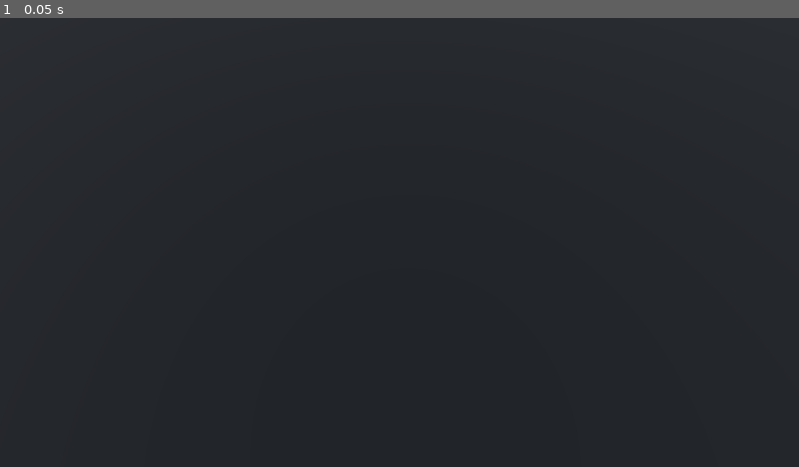
Above: before the commit, frame 1.
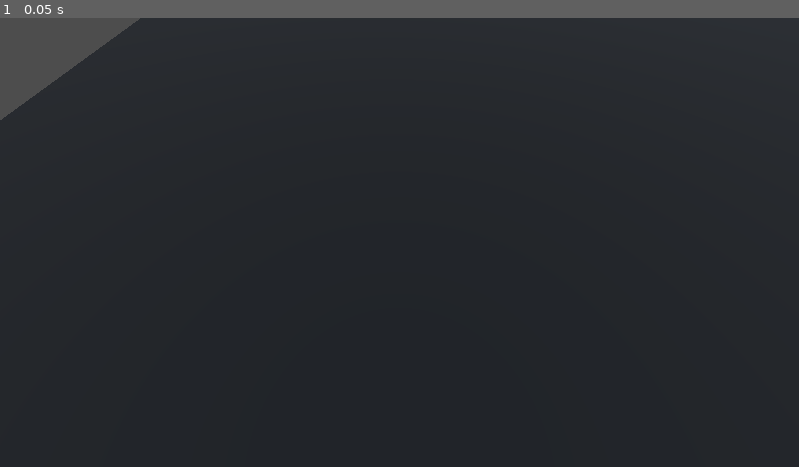
Above: after the commit, the same moment.

Repository: Klaim/megastructures-prototypes
Game: Godot game, scene res://main.tscn
Same seed, same stepped clock (60 frames per second), same inputs: the game is played once before the commit and once after it. The engine's default icon, where the game draws it, is replaced by a stand-in: a white triangle on a blue panel in a dark square.
Inputs:
- Up to frame 1 (0.05 s): no input

The runs differ from the first frame. In frame 1, 2.0% of the frame differs, in the area x 0-18%, y 0-23%.
Error before the commit: Invalid call. Nonexistent function 'get_walls_positions' in base 'Node'. (res://main.gd:39)
Error after the commit: Invalid call. Nonexistent function 'get_walls_positions' in base 'Node'. (res://main.gd:54)

Commit message:
proto2: added player's move actions (basic version)

Diff:
--- a/proto2/main.gd
+++ b/proto2/main.gd
@@ -18,12 +18,27 @@
 # Called every frame. 'delta' is the elapsed time since the previous frame.
 func _process(_delta):
 
+	var need_view_update = true
 	if Input.is_action_just_pressed("player_action_wait"):
-		print("------ PLAYER PLAYS WAIT ... -----")
 		_world.player_action_wait()
+
+	elif Input.is_action_just_pressed("player_action_move_up"):
+		_world.player_action_move_up()
+
+	elif Input.is_action_just_pressed("player_action_move_down"):
+		_world.player_action_move_down()
+
+	elif Input.is_action_just_pressed("player_action_move_left"):
+		_world.player_action_move_left()
+
+	elif Input.is_action_just_pressed("player_action_move_right"):
+		_world.player_action_move_right()
+
+	else:
+		need_view_update = false
+
+	if need_view_update:
 		update_world_view()
-		print("------ PLAYER PLAYS WAIT - DONE -----")
-
 
 func _clear_view() -> void:
 	print("-> Clearing view...")
--- a/proto2/main.tscn
+++ b/proto2/main.tscn
@@ -14,12 +14,12 @@
 shadow_enabled = true
 
 [node name="CSGBox3D" type="CSGBox3D" parent="."]
-transform = Transform3D(1, 0, 0, 0, 1, 0, 0, 0, 1, 0, -1, 0)
+transform = Transform3D(1, 0, 0, 0, 1, 0, 0, 0, 1, 45.0015, -1, 40.7499)
 size = Vector3(100, 2, 100)
 material = SubResource("StandardMaterial3D_81sch")
 
 [node name="Camera3D" type="Camera3D" parent="."]
-transform = Transform3D(0.815915, -0.485637, 0.31375, -0.0287808, 0.507872, 0.860952, -0.577455, -0.711494, 0.400403, 29.625, 14.4172, 26.6269)
+transform = Transform3D(1, 0, 0, 0, 0.578242, 0.815865, 0, -0.815865, 0.578242, 25.5956, 12.8852, 38.0003)
 
 [node name="GDExample" type="GDExample" parent="."]
 position = Vector2(1121, 28)
--- a/proto2/project.godot
+++ b/proto2/project.godot
@@ -22,3 +22,27 @@
 "events": [Object(InputEventKey,"resource_local_to_scene":false,"resource_name":"","device":0,"window_id":0,"alt_pressed":false,"shift_pressed":false,"ctrl_pressed":false,"meta_pressed":false,"pressed":false,"keycode":0,"physical_keycode":32,"key_label":0,"unicode":0,"echo":false,"script":null)
 ]
 }
+player_action_move_up={
+"deadzone": 0.5,
+"events": [Object(InputEventKey,"resource_local_to_scene":false,"resource_name":"","device":-1,"window_id":0,"alt_pressed":false,"shift_pressed":false,"ctrl_pressed":false,"meta_pressed":false,"pressed":false,"keycode":0,"physical_keycode":87,"key_label":0,"unicode":119,"echo":false,"script":null)
+, Object(InputEventKey,"resource_local_to_scene":false,"resource_name":"","device":-1,"window_id":0,"alt_pressed":false,"shift_pressed":false,"ctrl_pressed":false,"meta_pressed":false,"pressed":false,"keycode":0,"physical_keycode":4194320,"key_label":0,"unicode":0,"echo":false,"script":null)
+]
+}
+player_action_move_down={
+"deadzone": 0.5,
+"events": [Object(InputEventKey,"resource_local_to_scene":false,"resource_name":"","device":-1,"window_id":0,"alt_pressed":false,"shift_pressed":false,"ctrl_pressed":false,"meta_pressed":false,"pressed":false,"keycode":0,"physical_keycode":83,"key_label":0,"unicode":115,"echo":false,"script":null)
+, Object(InputEventKey,"resource_local_to_scene":false,"resource_name":"","device":-1,"window_id":0,"alt_pressed":false,"shift_pressed":false,"ctrl_pressed":false,"meta_pressed":false,"pressed":false,"keycode":0,"physical_keycode":4194322,"key_label":0,"unicode":0,"echo":false,"script":null)
+]
+}
+player_action_move_left={
+"deadzone": 0.5,
+"events": [Object(InputEventKey,"resource_local_to_scene":false,"resource_name":"","device":-1,"window_id":0,"alt_pressed":false,"shift_pressed":false,"ctrl_pressed":false,"meta_pressed":false,"pressed":false,"keycode":0,"physical_keycode":65,"key_label":0,"unicode":97,"echo":false,"script":null)
+, Object(InputEventKey,"resource_local_to_scene":false,"resource_name":"","device":-1,"window_id":0,"alt_pressed":false,"shift_pressed":false,"ctrl_pressed":false,"meta_pressed":false,"pressed":false,"keycode":0,"physical_keycode":4194319,"key_label":0,"unicode":0,"echo":false,"script":null)
+]
+}
+player_action_move_right={
+"deadzone": 0.5,
+"events": [Object(InputEventKey,"resource_local_to_scene":false,"resource_name":"","device":-1,"window_id":0,"alt_pressed":false,"shift_pressed":false,"ctrl_pressed":false,"meta_pressed":false,"pressed":false,"keycode":0,"physical_keycode":68,"key_label":0,"unicode":100,"echo":false,"script":null)
+, Object(InputEventKey,"resource_local_to_scene":false,"resource_name":"","device":-1,"window_id":0,"alt_pressed":false,"shift_pressed":false,"ctrl_pressed":false,"meta_pressed":false,"pressed":false,"keycode":0,"physical_keycode":4194321,"key_label":0,"unicode":0,"echo":false,"script":null)
+]
+}
Not shown, changed: proto2-view/proto2-view.cpp
Not shown, changed: proto2-view/proto2-view.hpp
